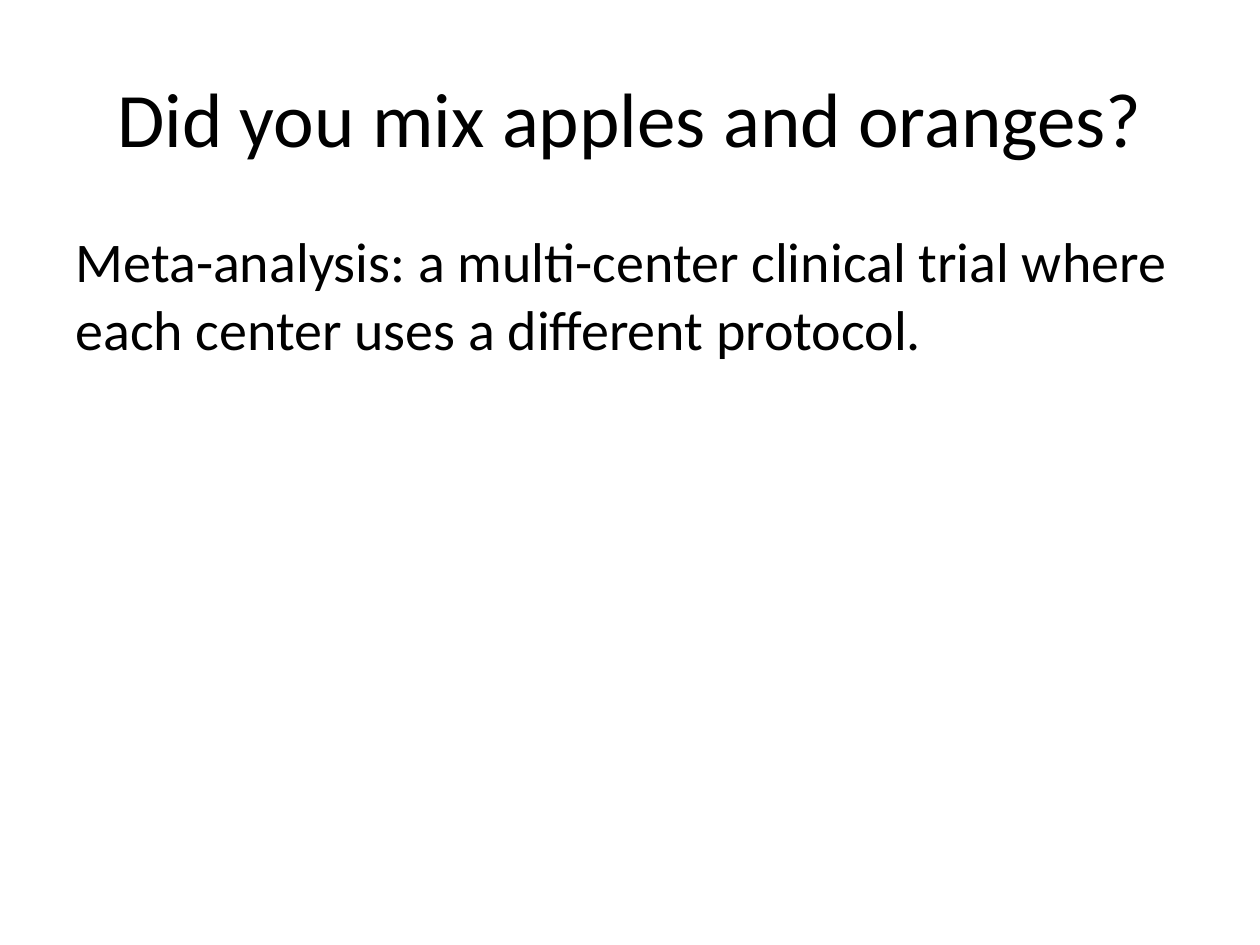
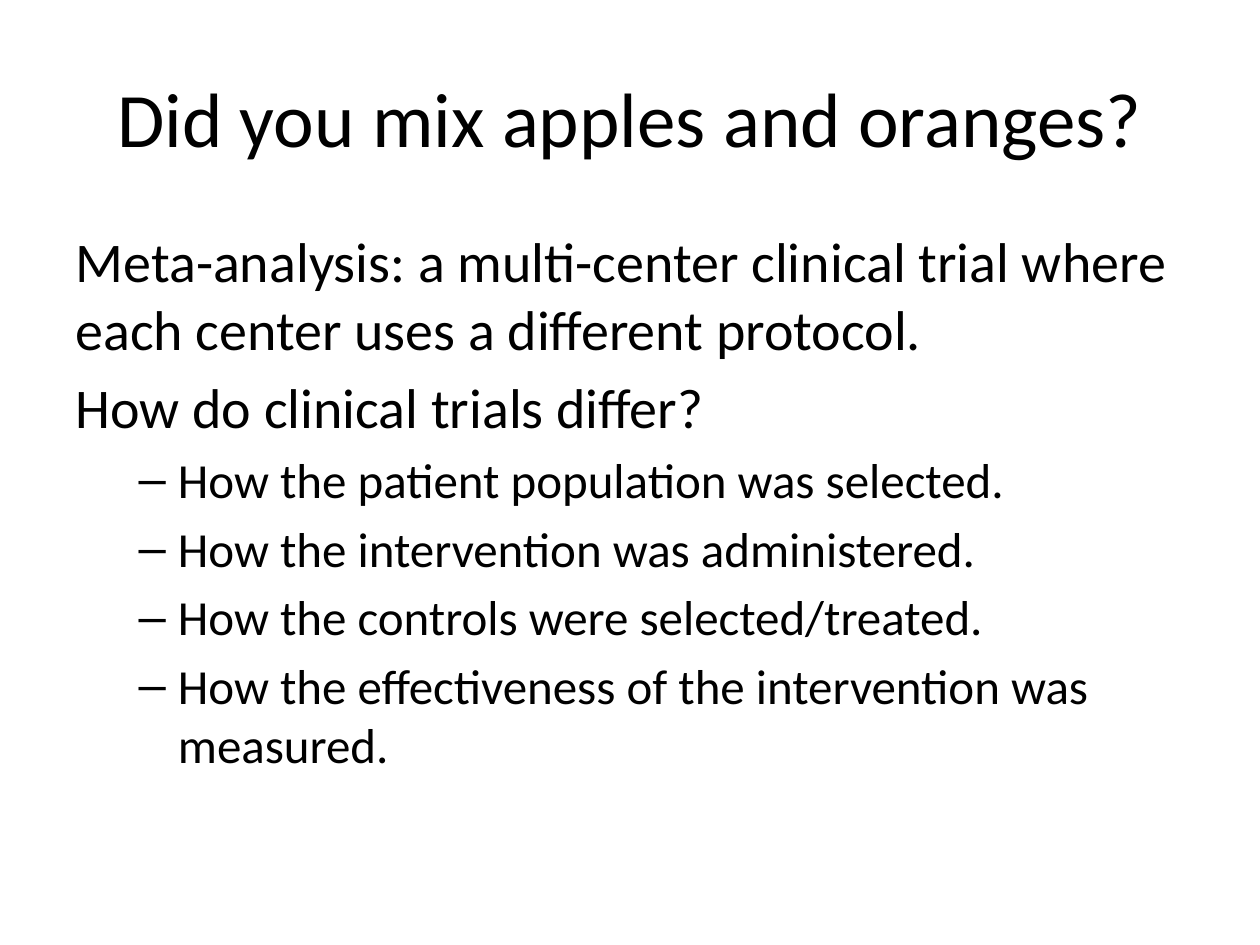
Before and after one commit to pmean/introduction-meta-analysis, a slide deck: slide 10 of src/intro.pptx (slide 6 before the commit). Drawn at 1260x945 pixels with LibreOffice and Linux fonts; fonts in the diff are those of the drawing. Boxes give left, top, right and bottom in pixels: in the first picture for what was removed or moved away, otherwise in the second. Text is boxed around its words. In the diff, an @@ line names an element or a change of style, - is before the commit and + after.

```diff
--- a/src/intro.pptx
+++ b/src/intro.pptx
@@ text at <box>76,389,1088,764</box>: paragraphs added @@
+How do clinical trials differ?
+  – How the patient population was selected.
+  – How the intervention was administered.
+  – How the controls were selected/treated.
+  – How the effectiveness of the intervention was measured.
```
Also in this commit, not shown: 1 other slide changed, 33 slides added, 4 other files.
